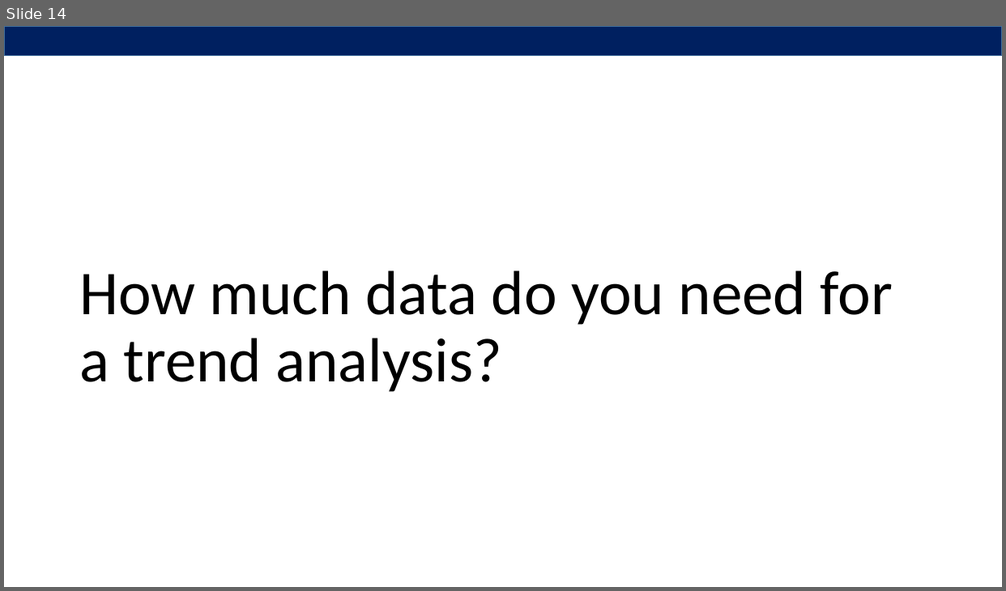
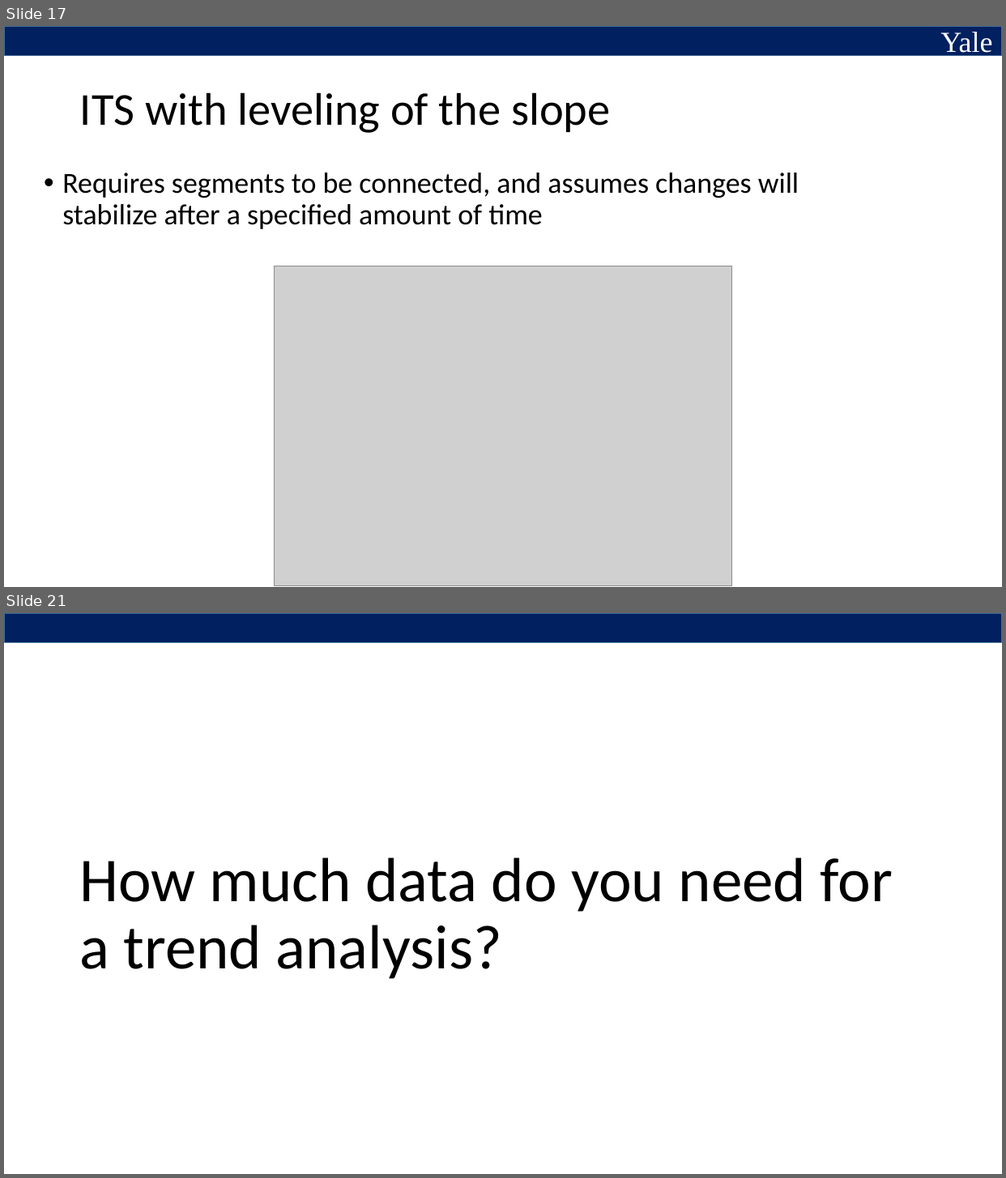
Before and after one commit to YalePublicHealthSurveillance/YaleIntroPublicHealthSurveillance.github.io, a slide deck: Slides/Slides for Video 3.pptx. Shown one above the other, each under a label of ours: slide 14 before the commit, slides 17 and 21 after it; the slides between them are not shown. The pictures are 1006x591 and 1006x1178 pixels, drawn with LibreOffice and Linux fonts; fonts in the diff are those of the drawing; grey boxes stand for pictures. Boxes give left, top, right and bottom in pixels: in the first picture for what was removed or moved away, otherwise in the second. Text is boxed around its words. In the diff, an @@ line names an element or a change of style, - is before the commit and + after.

```diff
--- a/Slides/Slides for Video 3.pptx
+++ b/Slides/Slides for Video 3.pptx
@@ slide 17 added at [4,26,1002,587], background #FFFFFF; not listed: 1 template element that a slide beside it also shows @@
@@ text added at [940,32,992,58], 28 pt, text #FFFFFF @@
+Yale
@@ title added at [80,92,610,133], 44 pt, text #000000 @@
+ITS with leveling of the slope
@@ text added at [62,173,799,229], 28 pt, text #000000 @@
+• Requires segments to be connected, and assumes changes will stabilize after a specified amount of time
@@ picture added at [275,266,732,586] @@
@@ what was slide 14 is now slide 21 @@
```
Also in this commit, not shown: 9 slides changed, 8 other slides added, 1 slide removed, 1 other file.
